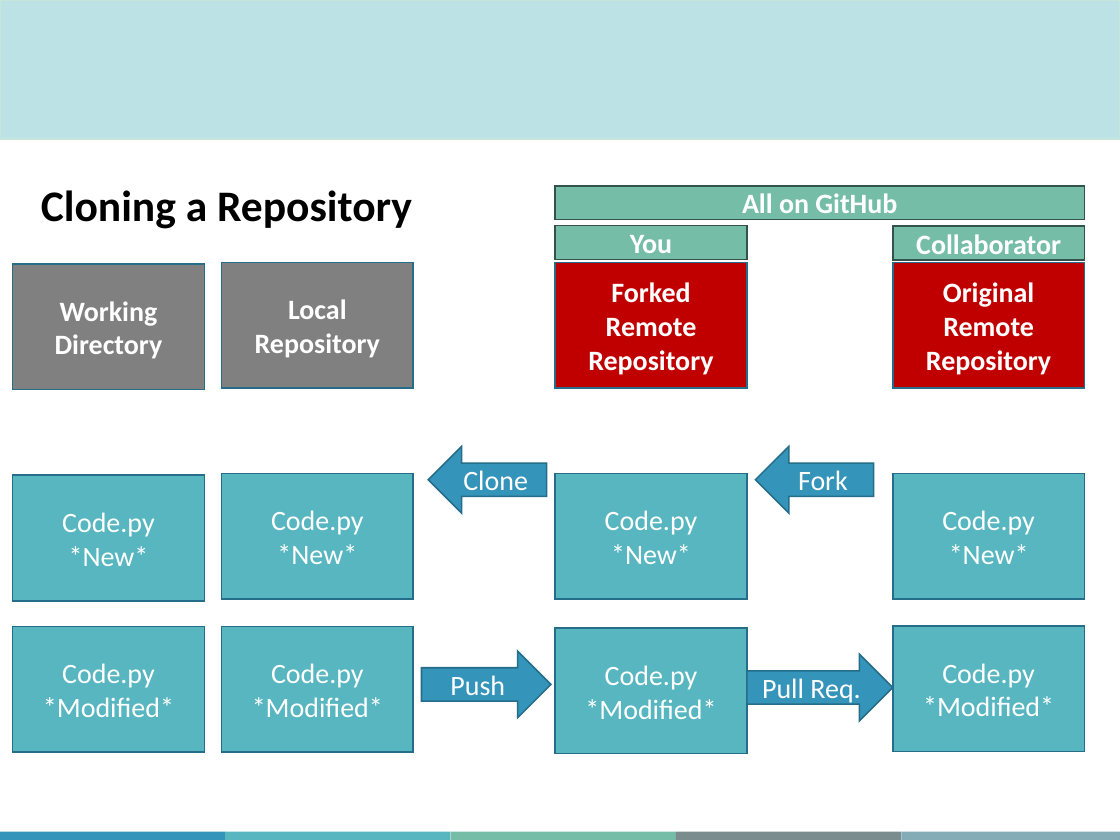
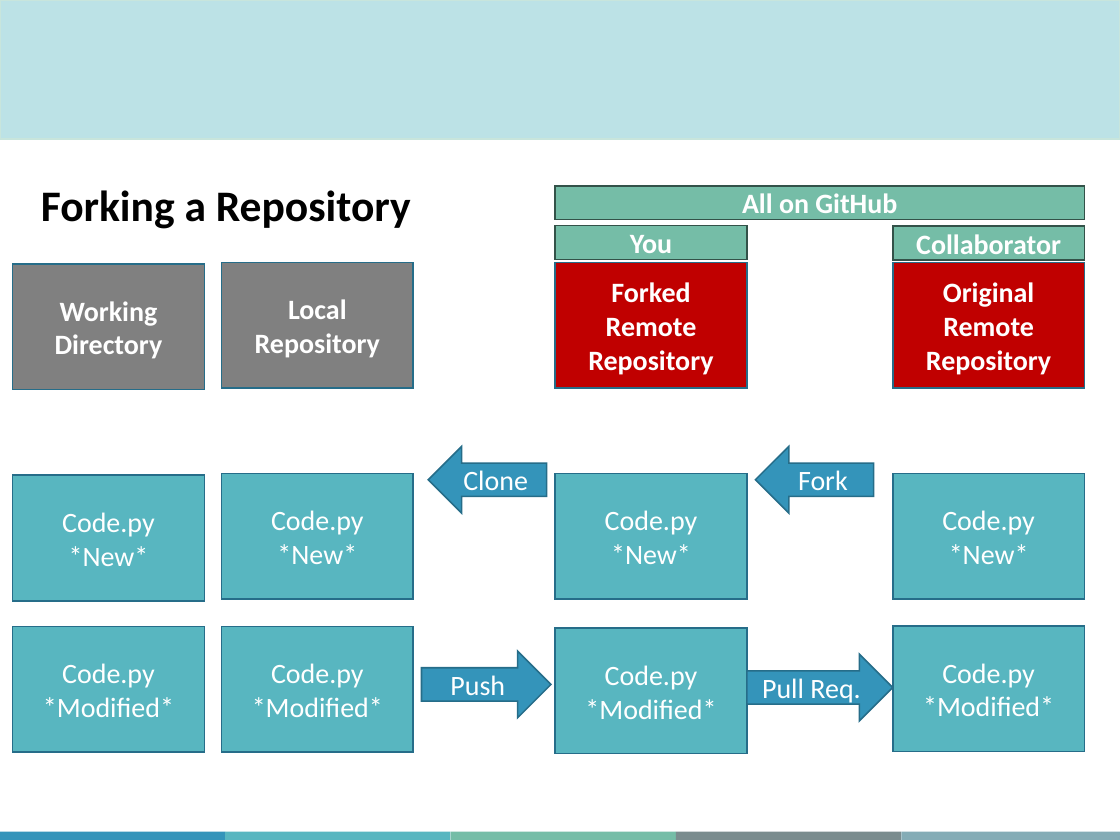
Before and after one commit to aosakwe/MiCM_IntroToGitHub, a slide deck: slide 59 of Slides/MiCM_GitHub_Workshop_Winter24.pptx. Drawn at 1120x840 pixels with LibreOffice and Linux fonts; fonts in the diff are those of the drawing; background and template pictures are left out. Boxes give left, top, right and bottom in pixels: in the first picture for what was removed or moved away, otherwise in the second. Text is boxed around its words. In the diff, an @@ line names an element or a change of style, - is before the commit and + after.

Commit message:
Added final slides and pdfs for workshop.

```diff
--- a/Slides/MiCM_GitHub_Workshop_Winter24.pptx
+++ b/Slides/MiCM_GitHub_Workshop_Winter24.pptx
@@ text at box(41, 190, 411, 229): text changed @@
-Cloning a Repository
+Forking a Repository
```
Also in this commit, not shown: 1 other file.
